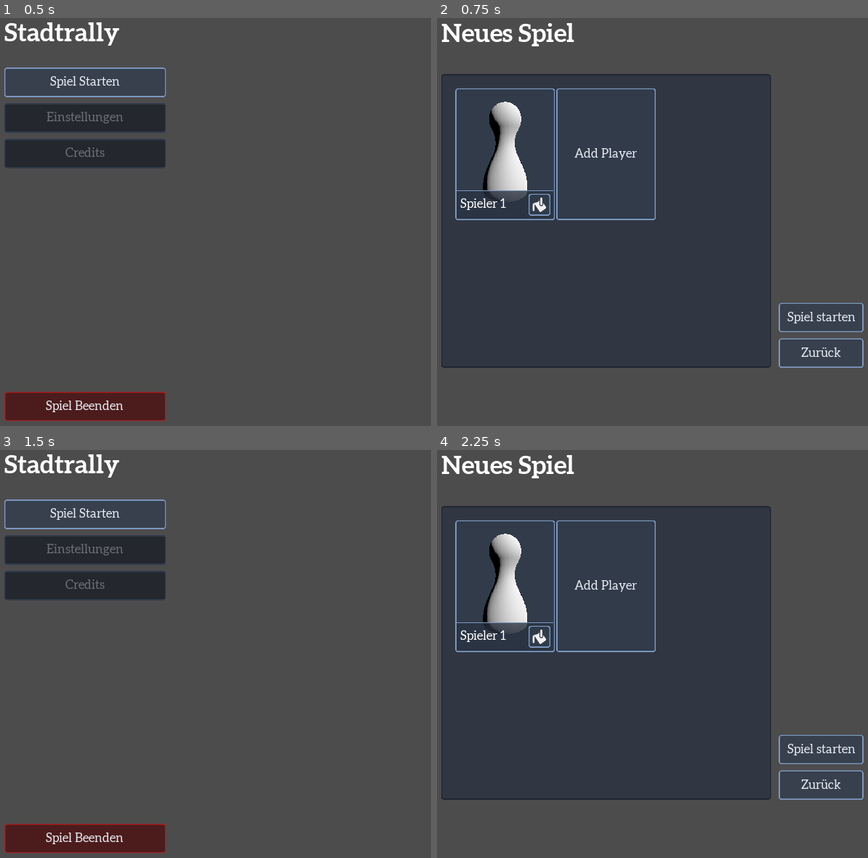
Above: before the commit, frames 1-4 (two rows, left to right).
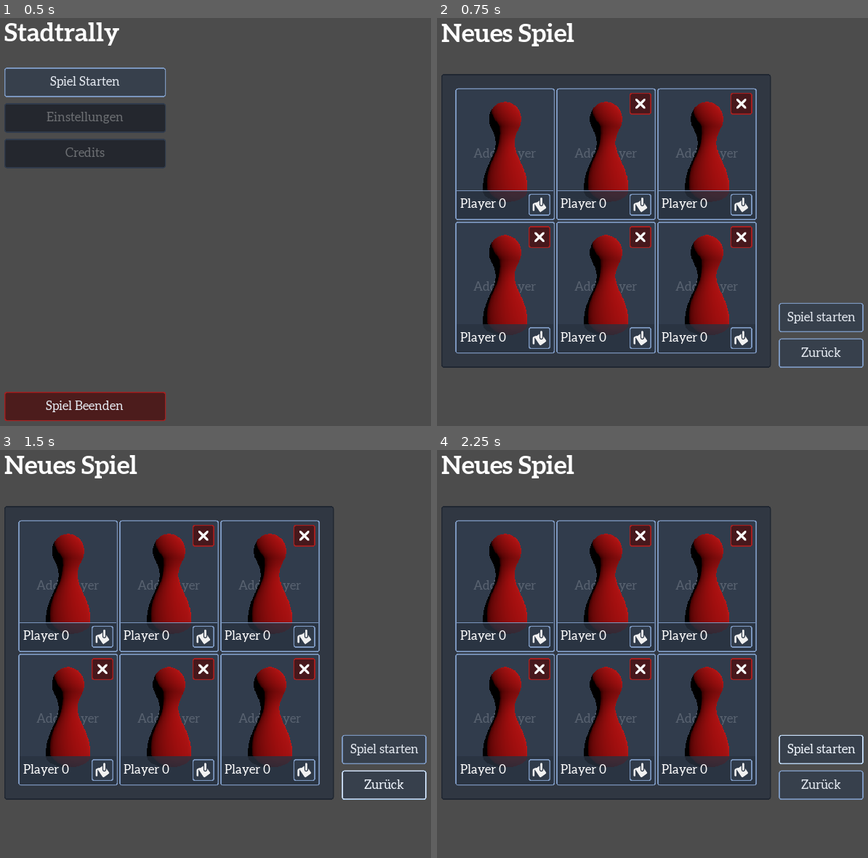
Above: after the commit, the same moments.

Repository: CodedOre/Stadtrally
Game: Godot game, scene res://scenes/Main.tscn
The game is run twice, just before and just after one commit, with the same random seed, the same clock (stepped at 60 frames per second) and the same inputs.
Inputs:
- Up to frame 1 (0.5 s): no input
- Up to frame 2 (0.75 s): click "Spiel Starten" at 0.5 s
- Up to frame 3 (1.5 s): click "Zurück" at 1.25 s
- Up to frame 4 (2.25 s): click "Spiel Starten" (after the commit: "Spiel starten") at 2 s

Frame 1 is identical in both runs. In frame 2, 14% of the frame differs, in the area x 4-75%, y 17-83%; in frame 3, 56%, in the area x 1-99%, y 1-99%; in frame 4, 14%.
Error after the commit: Parse Error: Can't preload resource at path: res://demo/DemoBoard.tscn (res://scripts/interface/GameOptions.gd:11)

Commit message:
Start a new game

Diff:
--- a/scenes/Main.tscn
+++ b/scenes/Main.tscn
@@ -1,9 +1,10 @@
-[gd_scene load_steps=5 format=2]
+[gd_scene load_steps=6 format=2]
 
 [ext_resource path="res://scenes/ClosingDialog.tscn" type="PackedScene" id=1]
 [ext_resource path="res://scenes/interface/MainMenu.tscn" type="PackedScene" id=2]
 [ext_resource path="res://scenes/interface/GameOptions.tscn" type="PackedScene" id=3]
 [ext_resource path="res://scripts/Main.gd" type="Script" id=4]
+[ext_resource path="res://scenes/game/RallyGame.tscn" type="PackedScene" id=5]
 
 [node name="Main" type="Node"]
 script = ExtResource( 4 )
@@ -13,7 +14,11 @@
 [node name="GameOptions" parent="." instance=ExtResource( 3 )]
 visible = false
 
+[node name="RallyGame" parent="." instance=ExtResource( 5 )]
+visible = false
+
 [node name="ClosingDialog" parent="." instance=ExtResource( 1 )]
 
 [connection signal="move_to_game_options" from="MainMenu" to="." method="set_display_mode" binds= [ 20 ]]
 [connection signal="move_to_main_menu" from="GameOptions" to="." method="set_display_mode" binds= [ 10 ]]
+[connection signal="start_new_game" from="GameOptions" to="." method="_on_new_game"]
--- a/scenes/game/RallyGame.tscn
+++ b/scenes/game/RallyGame.tscn
@@ -1,8 +1,7 @@
-[gd_scene load_steps=9 format=2]
+[gd_scene load_steps=8 format=2]
 
 [ext_resource path="res://scripts/input/GameInput.gd" type="Script" id=1]
 [ext_resource path="res://scripts/game/RallyGame.gd" type="Script" id=2]
-[ext_resource path="res://demo/DemoBoard.tscn" type="PackedScene" id=3]
 [ext_resource path="res://scenes/gui/GameHud.tscn" type="PackedScene" id=4]
 [ext_resource path="res://scripts/board/BoardManager.gd" type="Script" id=5]
 [ext_resource path="res://scripts/input/PlayerDrag.gd" type="Script" id=6]
@@ -11,7 +10,6 @@
 
 [node name="RallyGame" type="Spatial"]
 script = ExtResource( 2 )
-game_board = ExtResource( 3 )
 
 [node name="BoardManager" type="Node" parent="."]
 script = ExtResource( 5 )
@@ -19,6 +17,7 @@
 [node name="Dice" parent="." instance=ExtResource( 7 )]
 
 [node name="GameHud" parent="." instance=ExtResource( 4 )]
+visible = false
 
 [node name="GameInput" type="Spatial" parent="."]
 script = ExtResource( 1 )
--- a/scenes/interface/GameOptions.tscn
+++ b/scenes/interface/GameOptions.tscn
@@ -142,4 +142,5 @@
 [connection signal="add_player" from="OptionsContainer/PlayerPanel/PlayerGrid/PlayerOptions6" to="." method="update_player_count" binds= [ 1 ]]
 [connection signal="color_chosen" from="OptionsContainer/PlayerPanel/PlayerGrid/PlayerOptions6" to="." method="update_player_colors"]
 [connection signal="remove_player" from="OptionsContainer/PlayerPanel/PlayerGrid/PlayerOptions6" to="." method="update_player_count" binds= [ -1 ]]
+[connection signal="pressed" from="OptionsContainer/ActionsContainer/StartButton" to="." method="_on_start_pressed"]
 [connection signal="pressed" from="OptionsContainer/ActionsContainer/BackButton" to="." method="_on_back_pressed"]
--- a/scripts/Main.gd
+++ b/scripts/Main.gd
@@ -17,9 +17,10 @@
 
 # -- Nodes --
 
-# - Interface nodes -
+# - Game nodes -
 onready var main_menu : Control = $MainMenu
 onready var game_options : Control = $GameOptions
+onready var rally_game : Spatial = $RallyGame
 
 
 # -- Properties --
@@ -36,12 +37,19 @@
 
 # -- Functions --
 
-# - Get and set the display mode -
+# - Gets the display mode -
 func get_display_mode () -> int:
 	return _display_mode
 
+# - Sets the display mode -
 func set_display_mode (value : int) -> void:
 	_display_mode = value
-	# Set the interface node visibilty
+	# Set the nodes visibilty
 	main_menu.visible = _display_mode == DisplayMode.MAIN_MENU
 	game_options.visible = _display_mode == DisplayMode.GAME_OPTIONS
+	rally_game.visible = _display_mode == DisplayMode.INGAME
+
+# - Starts a new game -
+func _on_new_game (set_players : Array, set_board : PackedScene) -> void:
+	set_display_mode (DisplayMode.INGAME)
+	rally_game.start_new_game (set_players, set_board)
--- a/scripts/board/BoardManager.gd
+++ b/scripts/board/BoardManager.gd
@@ -70,15 +70,15 @@
 # - Generate the move set for a board -
 func generate_move_set () -> void:
 	# Create a new move graph
-	var created_graph : AStar = AStar.new ()
-	var created_pos_index : Dictionary = {}
+	__move_graph = AStar.new ()
+	__position_index = {}
 	# Add all positions to the graph
 	var pos_index : int = 0
 	for position in get_tree ().get_nodes_in_group ("Position"):
 		pos_index += 1
-		created_pos_index [position] = pos_index
+		__position_index [position] = pos_index
 		var pos_origin : Vector3 = position.global_transform.origin
-		created_graph.add_point (pos_index, pos_origin)
+		__move_graph.add_point (pos_index, pos_origin)
 	# Connect all points in the graph
 	for connection in get_tree ().get_nodes_in_group ("Connection"):
 		# Get the positions for the connection
@@ -88,10 +88,7 @@
 		var pos_one_index : int = __get_index_for_position (position_one)
 		var pos_two_index : int = __get_index_for_position (position_two)
 		# Create the connection in the graph
-		created_graph.connect_points (pos_one_index, pos_two_index)
-	# Assign move graph and position index globally
-	__move_graph = created_graph
-	__position_index = created_pos_index
+		__move_graph.connect_points (pos_one_index, pos_two_index)
 
 # - Get the start position for the players -
 func set_start_positions (all_players : Array) -> void:
--- a/scripts/input/GameInput.gd
+++ b/scripts/input/GameInput.gd
@@ -42,7 +42,7 @@
 # -- Functions --
 
 # - Handle input events -
-func _input(event: InputEvent) -> void:
+func _unhandled_input (event: InputEvent) -> void:
 	# Handle mouse button events
 	if event is InputEventMouseButton:
 		# Left click (select or drag player)
--- a/scripts/interface/GameOptions.gd
+++ b/scripts/interface/GameOptions.gd
@@ -6,6 +6,12 @@
 extends Control
 
 # -- Constants --
+
+# - The scene for the default board (as we don't allow to switch them) -
+const DEFAULT_BOARD : PackedScene = preload ("res://demo/DemoBoard.tscn")
+
+# - The scene for players (used to create new ones -
+const PLAYER_SCENE : PackedScene = preload ("res://scenes/game/Player.tscn")
 
 # - The default player count -
 const DEFAULT_PLAYER_COUNT : int = 1
@@ -34,6 +40,7 @@
 
 # - Signals to Main an new action -
 signal move_to_main_menu ()
+signal start_new_game (set_players, set_board)
 
 
 # -- Variables --
@@ -102,6 +109,23 @@
 func update_player_count (amount : int) -> void:
 	set_player_count (_player_count + amount)
 
+# - Get the active options and starts the game -
+func _on_start_pressed () -> void:
+	# Prepare the new game variables
+	var set_board : PackedScene = DEFAULT_BOARD
+	var set_players : Array = []
+	# Get all player options that are active
+	for option in player_options:
+		# Check if option has an configured player
+		if option.display_mode == option.DisplayMode.OPTIONS:
+			# Create new player and assign the correct properties
+			var player : KinematicBody = PLAYER_SCENE.instance ()
+			var set_options : Dictionary = option.get_player_options ()
+			player.set_color (set_options ["color"])
+			set_players.append (player)
+	# Signal the new game
+	emit_signal ("start_new_game", set_players, set_board)
+
 # - Moves back to the main menu -
-func _on_back_pressed() -> void:
+func _on_back_pressed () -> void:
 	emit_signal ("move_to_main_menu")
--- a/scripts/interface/PlayerOptions.gd
+++ b/scripts/interface/PlayerOptions.gd
@@ -124,6 +124,13 @@
 	_player_index = value
 	$PlayerDisplay/ActionPanel/ActionsContainer/PlayerLabel.text = "Spieler " + str (_player_index + 1)
 
+# - Get the options set for a player -
+func get_player_options () -> Dictionary:
+	var player : KinematicBody = $PlayerDisplay/PlayerContainer/PlayerViewport/Player
+	return {
+		"color": player.color
+	}
+
 # - Activated when the AddButton is pressed -
 func _on_add_player () -> void:
 	emit_signal ("add_player")
